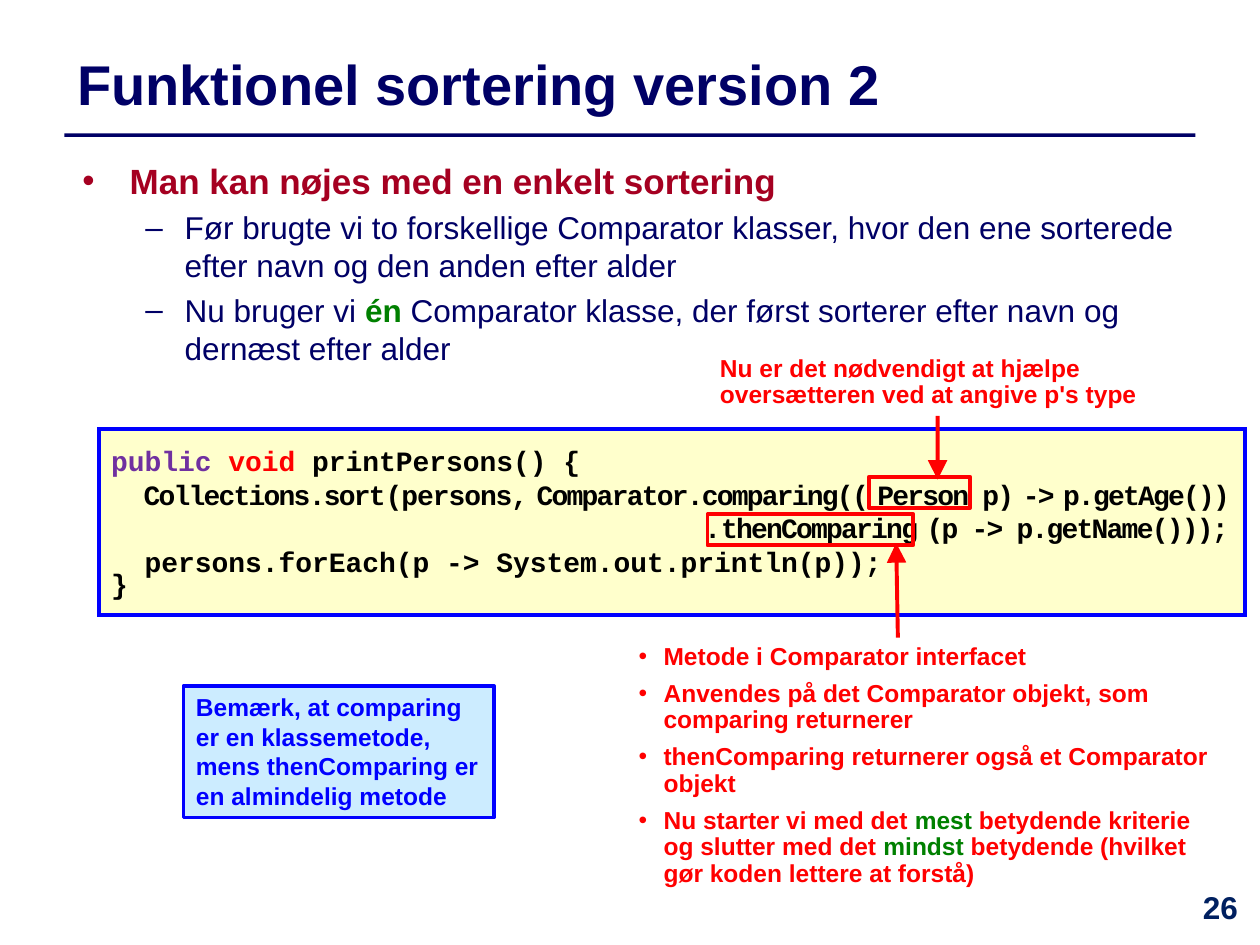
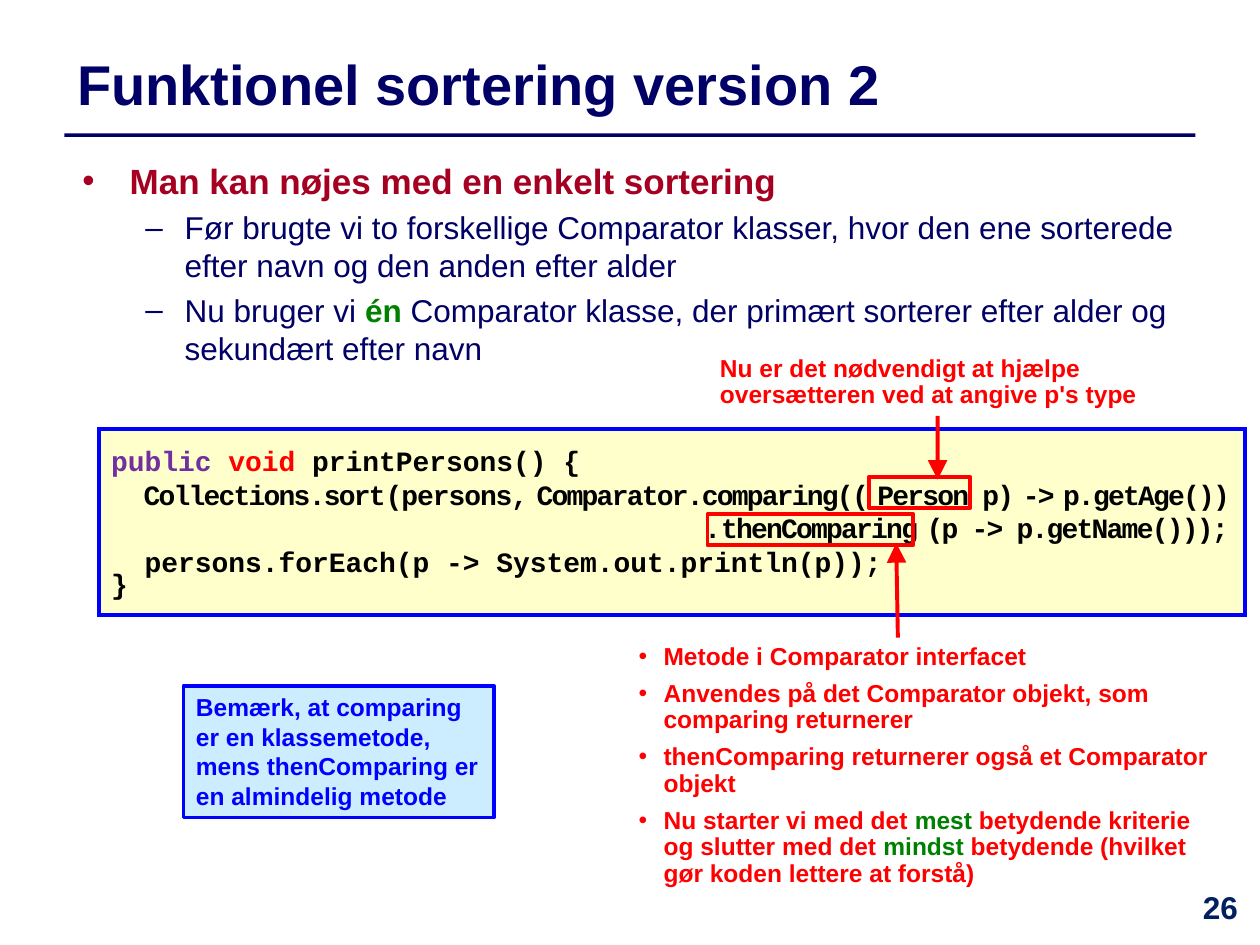
Before and after one commit to IntProgAU/Materiale, a slide deck: slide 26 of web/e21/uge_5b/Slides-Uge5-Torsdag.pptx. Drawn at 1260x945 pixels with LibreOffice and Linux fonts; fonts in the diff are those of the drawing. Boxes give left, top, right and bottom in pixels: in the first picture for what was removed or moved away, otherwise in the second. Text is boxed around its words. In the diff, an @@ line names an element or a change of style, - is before the commit and + after.

```diff
--- a/web/e21/uge_5b/Slides-Uge5-Torsdag.pptx
+++ b/web/e21/uge_5b/Slides-Uge5-Torsdag.pptx
@@ text at [185, 299, 1166, 361]: text changed @@
-  – Nu bruger vi én Comparator klasse, der først sorterer efter navn og dernæst efter alder
+  – Nu bruger vi én Comparator klasse, der primært sorterer efter alder og sekundært efter navn
```
Also in this commit, not shown: 4 other files.
